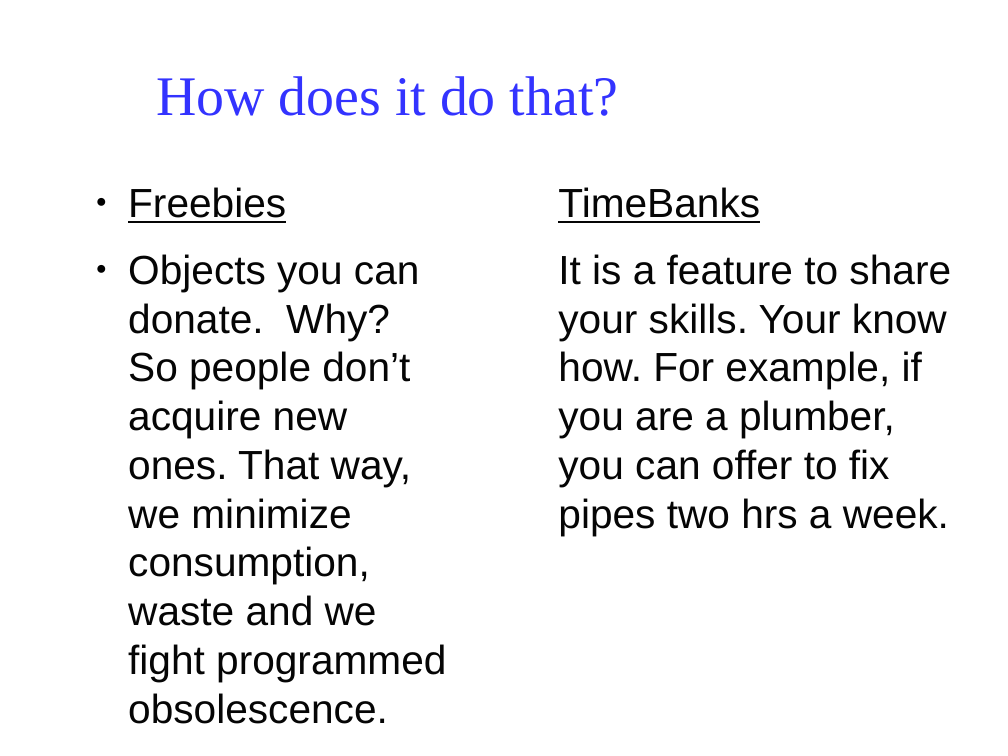
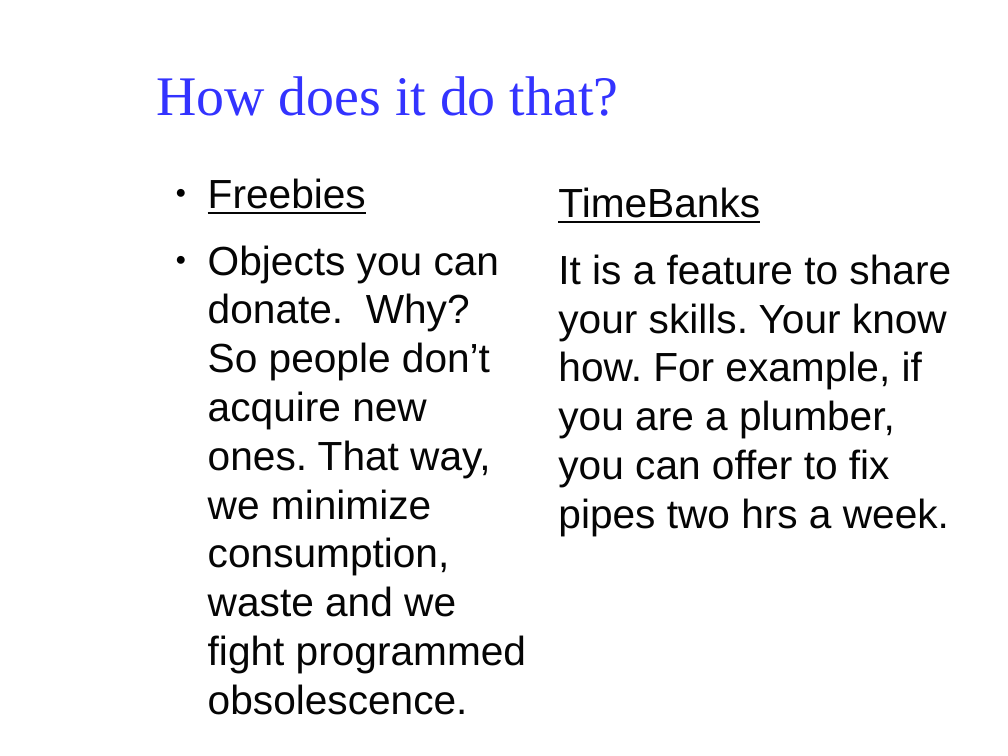
Before and after one commit to Klarala13/collectivity, a slide deck: slide 3 of Presentation/collectivity.odp. Drawn at 1008x756 pixels with LibreOffice and Linux fonts; fonts in the diff are those of the drawing; background and template pictures are left out. Boxes give left, top, right and bottom in pixels: in the first picture for what was removed or moved away, otherwise in the second. Text is boxed around its words. In the diff, an @@ line names an element or a change of style, - is before the commit and + after.

```diff
--- a/Presentation/collectivity.odp
+++ b/Presentation/collectivity.odp
@@ text "Freebies": place and size @@
-text "Freebies" at <box>128,187,446,724</box>
+text "Freebies" at <box>208,178,526,715</box>
```
Also in this commit, not shown: 2 other slides changed, 1 other file.
